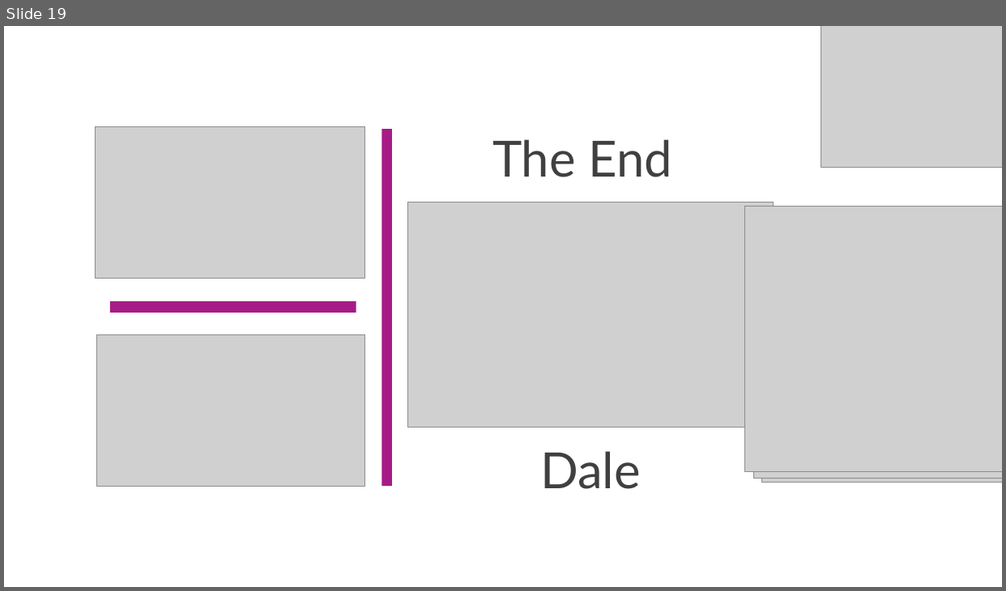
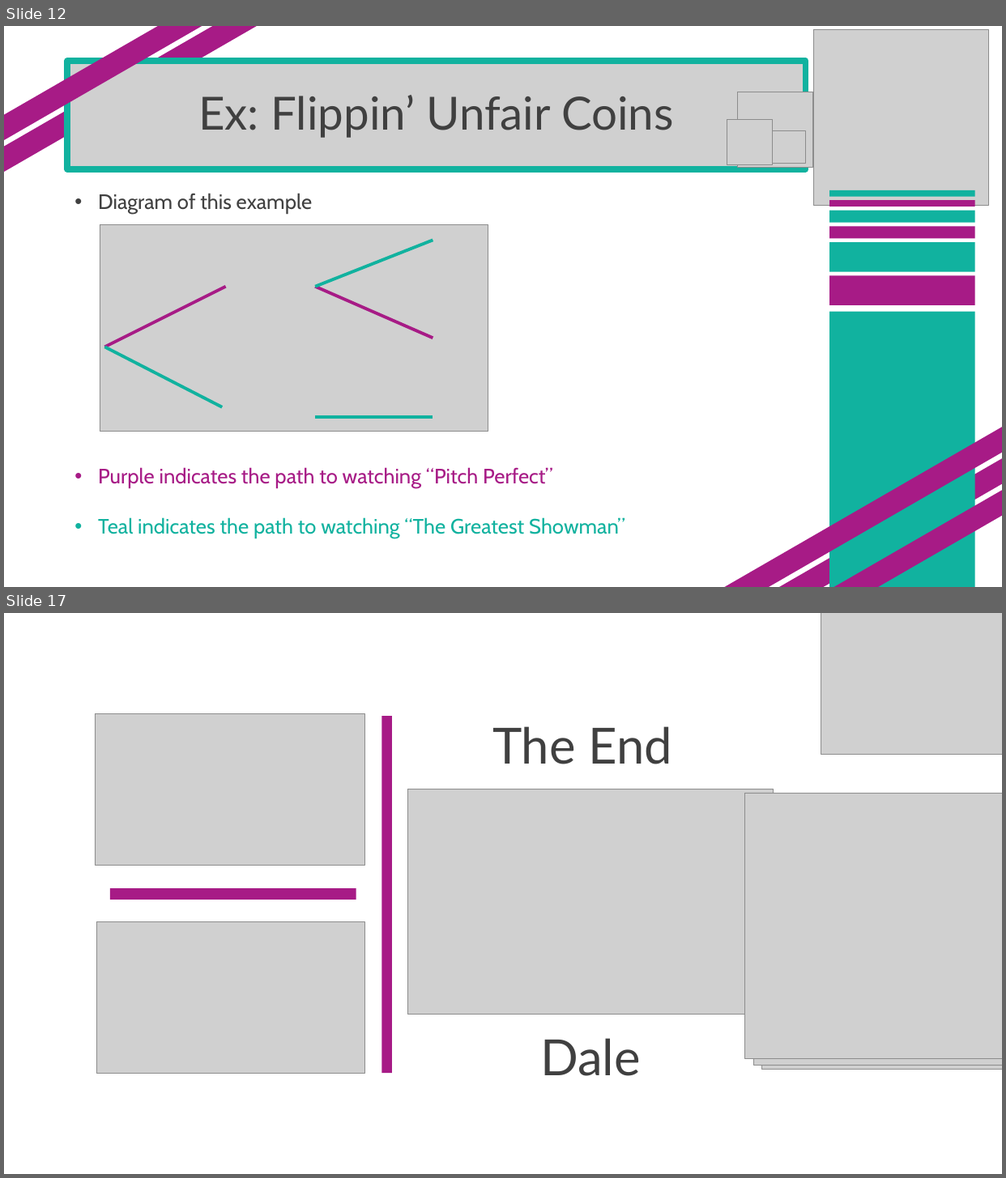
Before and after one commit to SuperMarioGiacomazzo/STOR305_WEBSITE, a slide deck: Lectures/Lecture 26/Lecture 26.pptx. Shown one above the other, each under a label of ours: slide 19 before the commit, slides 12 and 17 after it; the slides between them are not shown. The pictures are 1006x591 and 1006x1178 pixels, drawn with LibreOffice and Linux fonts; fonts in the diff are those of the drawing; grey boxes stand for pictures. Boxes give left, top, right and bottom in pixels: in the first picture for what was removed or moved away, otherwise in the second. Text is boxed around its words. In the diff, an @@ line names an element or a change of style, - is before the commit and + after.

```diff
--- a/Lectures/Lecture 26/Lecture 26.pptx
+++ b/Lectures/Lecture 26/Lecture 26.pptx
@@ slide 12 added at (4,26,1002,587), background #FFFFFF @@
@@ rectangle added at (4,26,268,184), fill #A71B86 @@
@@ rectangle added at (4,26,253,160), fill #A71B86 @@
@@ picture added at (813,30,988,205) @@
@@ picture added at (67,63,805,170) @@
@@ title added at (68,61,806,169), outline #11B29F 6 pt, 44 pt, text #404040 @@
+Ex: Flippin’ Unfair Coins
@@ picture added at (738,92,812,168) @@
@@ picture added at (727,120,772,165) @@
@@ picture added at (773,130,806,164) @@
@@ text added at (98,193,625,539), 20 pt, text #11B29F @@
+• Diagram of this example
+• Purple indicates the path to watching “Pitch Perfect”
+• Teal indicates the path to watching “The Greatest Showman”
@@ rectangle added at (829,190,975,197), fill #11B29F @@
@@ rectangle added at (829,200,975,207), fill #A71B86 @@
@@ rectangle added at (829,210,975,222), fill #11B29F @@
@@ rectangle added at (829,227,975,238), fill #A71B86 @@
@@ rectangle added at (829,242,975,272), fill #11B29F @@
@@ rectangle added at (829,276,975,306), fill #A71B86 @@
@@ rectangle added at (829,312,975,587), fill #11B29F @@
@@ rectangle added at (701,408,1002,587), fill #A71B86 @@
@@ group added at (100,224,488,431): 5 lines, 1 picture @@
@@ rectangle added at (765,431,1002,587), fill #A71B86 @@
@@ rectangle added at (778,455,1002,587), fill #A71B86 @@
@@ what was slide 19 is now slide 17 @@
```
Also in this commit, not shown: 14 other slides added, 17 slides removed, 59 other files.
